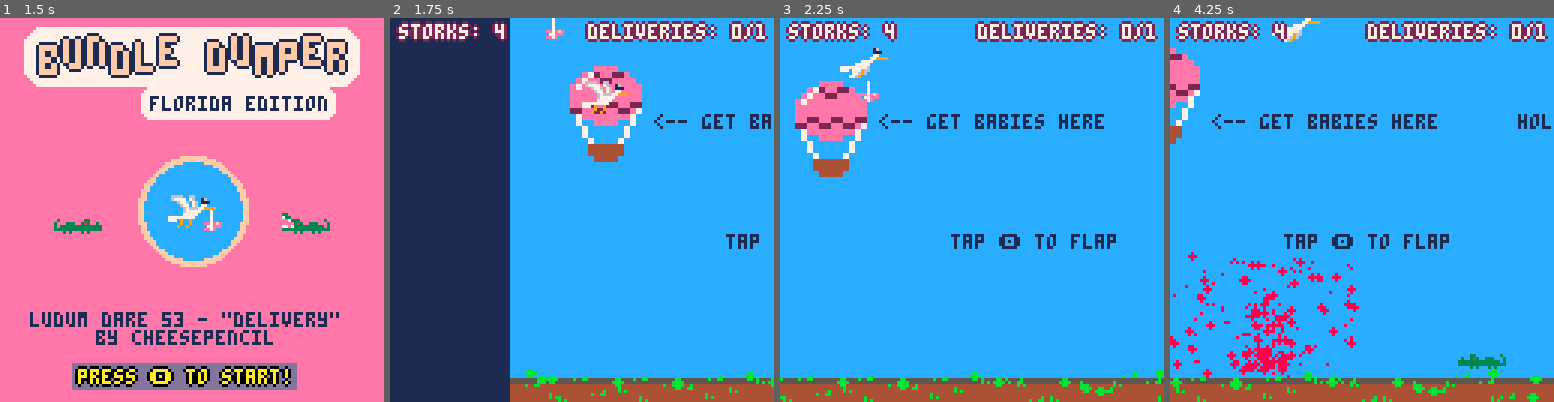
Above: before the commit, frames 1-4 (left to right).
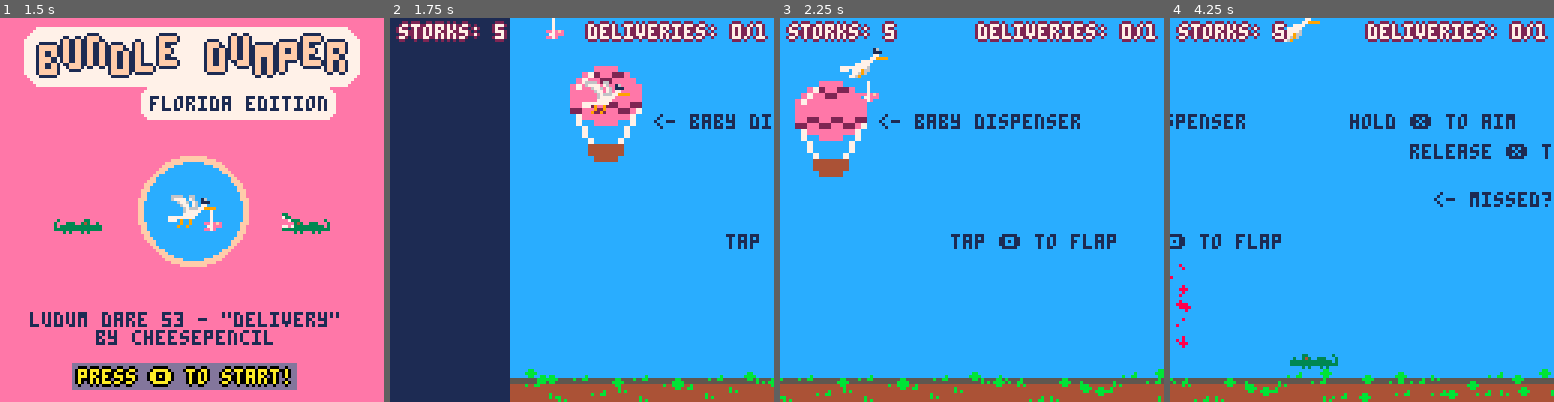
Above: after the commit, the same moments.

Repository: cheesepencil/ld53
Game: PICO-8 cartridge ld53.p8
Two runs of this game, one before a commit and one after it. Both use one fixed random seed, a clock stepped at 60 frames per second and the inputs below.
Inputs:
- Up to frame 1 (1.5 s): tap X (X key) at 0.33, 1.07 s; tap O (Z key) at 0.7 s
- Up to frame 2 (1.75 s): hold Right from 1.6 s (still down); tap O (Z key) at 1.7 s
- Up to frame 3 (2.25 s): tap X (X key) at 1.85 s; release Right at 2.1 s; tap O (Z key) at 2.1 s
- Up to frame 4 (4.25 s): hold Right 2.47-3.03 s; tap O (Z key) every 0.4 s from 2.5 to 4.1 s; tap X (X key) at 2.97, 4.08 s; hold Left 3.08-3.58 s; hold Right from 4.02 s (still down)

Frame 1 is identical in both runs. In frame 2, 0.3% of the frame differs, in the area x 26-100%, y 0-29%; in frame 3, 0.7%; in frame 4, 10%, in the area x 0-100%, y 0-100%.

Commit message:
a real level!

Diff:
--- a/01_tutorial.lua
+++ b/01_tutorial.lua
@@ -1,10 +1,28 @@
-function make_tutorial_level()
-    local scene = make_scene(128 * 3, 1234)
+function make_tutorial_level(start_time, lives)
+    local config = {}
+    config.start_time = start_time or t()
+    config.lives = lives or 5
+    config.retry_callback = make_tutorial_level
+    config.next_level_callback = make_level_2
+
+    local scene = make_scene(config)
 
     scene.tutorial = true
     scene.drones = {
-        make_drone(128 * 3 - 72, 64, 32, 0.25, 32, 0.25),
-        make_drone(128 * 3 - 72 - 8, 72, -32, 0.25, 32, 0.25)
+        make_drone({
+            x = 128 * 3 - 72,
+            x_amp = 32,
+            x_speed = 0.25,
+            y_amp = 32,
+            y_speed = 0.25
+        }),
+        make_drone({
+            x = 128 * 3 - 72 - 8,
+            x_amp = -32,
+            x_speed = 0.25,
+            y_amp = 32,
+            y_speed = 0.25
+        })
     }
 
     return scene
--- /dev/null
+++ b/02_level_2.lua
@@ -0,0 +1,52 @@
+function make_level_2(start_time, lives)
+    local config = {}
+    config.start_time = start_time or t()
+    config.lives = lives or 0
+
+    config.size = 128 * 4
+    config.seed = 2.1234
+    config.retry_callback = make_level_2
+    config.next_level_callback = make_title_scene
+
+    local scene = make_scene(config)
+
+    scene.tutorial = false
+
+    scene.drones = {}
+
+    local x = 128
+    for i = 0, 10 do
+        add(scene.drones, make_drone({
+            x = x + i * 8,
+            y = 32,
+            y_amp = 24,
+            y_speed = 1,
+            y_delay = i / 10,
+        }))
+    end
+
+    for i = 1, 12 do
+        add(scene.drones, make_drone({
+            x = 360,
+            y_amp = 48,
+            x_amp = 48,
+            y_speed = -0.25,
+            x_speed = 0.25,
+            x_delay = i / 20,
+            y_delay = -i / 20,
+        }))
+    end
+
+    -- for i = 1, 6 do
+    --     add(scene.drones, make_drone({
+    --         y_amp = -48,
+    --         x_amp = 48,
+    --         y_speed = -0.25,
+    --         x_speed = 0.25,
+    --         x_delay = -i / 20,
+    --         y_delay = i / 20,
+    --     }))
+    -- end
+
+    return scene
+end
--- a/collisions.lua
+++ b/collisions.lua
@@ -41,7 +41,23 @@
     }
 
     return _collide(a1, a2)
+end
 
+function collide_baby_vs_drone(baby, drone)
+    local a1 = {
+        x = baby.x,
+        y = baby.y,
+        h = 8,
+        w = 8
+    }
+    local a2 = {
+        x = drone.x + 2,
+        y = drone.y + 2,
+        h = 8,
+        w = 8
+    }
+
+    return _collide(a1, a2)
 end
 
 function collide_baby_vs_house(baby, house)
--- a/constants.lua
+++ b/constants.lua
@@ -3,7 +3,7 @@
 TERMINAL_VELOCITY = 3
 FLAP_POWER = 1
 BIRD_X_MODIFIER = 0.1
-BIRD_MAX_X_VELOCITY = 1.5
+BIRD_MAX_X_VELOCITY = 2.5 --1.5
 GATOR_CHOMP_SPEED = 0.125
 GATOR_HOP_SPEED = 0.1
 SPLASH_THROB_SPEED = 0.125
--- a/drone.lua
+++ b/drone.lua
@@ -1,8 +1,8 @@
 function _drone_update(drone)
-    local x_offset = sin(t() * drone.x_speed) * drone.x_amp
+    local x_offset = sin(t() * drone.x_speed + drone.x_delay) * drone.x_amp
     drone.x = drone.start_x + x_offset
 
-    local y_offset = cos(t() * drone.y_speed) * drone.y_amp
+    local y_offset = cos(t() * drone.y_speed + drone.y_delay) * drone.y_amp
     drone.y = drone.start_y + y_offset
 
     if t() - drone.anim_timer_start > drone.anim_timer_duration then
@@ -15,16 +15,28 @@
     spr(drone.anim_frame, drone.x, drone.y)
 end
 
-function make_drone(x, y, x_amp, x_speed, y_amp, y_speed)
+function make_drone(config)
+    config = config or {}
+    config.x = config.x or 64
+    config.x_amp = config.x_amp or 0
+    config.x_speed = config.x_speed or 0
+    config.x_delay = config.x_delay or 0
+    config.y = config.y or 64
+    config.y_amp = config.y_amp or 0
+    config.y_speed = config.y_speed or 0
+    config.y_delay = config.y_delay or 0
+
     local drone = {
-        x = x,
-        y = y,
-        start_x = x,
-        start_y = y,
-        x_amp = x_amp,
-        x_speed = x_speed,
-        y_amp = y_amp,
-        y_speed = y_speed,
+        x = config.x,
+        y = config.y,
+        start_x = config.x,
+        start_y = config.y,
+        x_amp = config.x_amp,
+        x_speed = config.x_speed,
+        x_delay = config.x_delay,
+        y_amp = config.y_amp,
+        y_speed = config.y_speed,
+        y_delay = config.y_delay,
         anim_timer_start = t(),
         anim_timer_duration = DRONE_BLINK_SPEED,
         anim_frame = 12,
--- a/ld53.p8
+++ b/ld53.p8
@@ -15,6 +15,7 @@
 #include scene.lua
 #include 00_title.lua
 #include 01_tutorial.lua
+#include 02_level_2.lua
 #include main.lua
 __gfx__
 00000000000000000000000000000000000700000000000000000000000000000000000055551000000000eeee00000000000000000000000000000000000000
--- a/scene.lua
+++ b/scene.lua
@@ -42,11 +42,17 @@
             _scene_revive_bird(scene)
         end
 
-    if scene.over and t() - scene.input_cooldown_timer_start > SCENE_ADVANCE_COOLDOWN_DURATION and inputs.btn_o then
+    if scene.over and t() - scene.input_cooldown_timer_start > SCENE_ADVANCE_COOLDOWN_DURATION then
         if scene.won then
-            change_scene(make_title_scene())
+            if inputs.btn_o then
+                next_level = scene.next_level_callback(scene.start_time, scene.lives)
+                change_scene(next_level)
+            end
         elseif scene.lost then
-            change_scene(make_title_scene())
+            if inputs.btn_x then change_scene(scene.retry_callback()) end
+            if inputs.btn_o then
+                change_scene(scene.retry_callback(scene.start_time))
+            end
         end
     end
 
@@ -82,7 +88,7 @@
 
     -- collisions
     -- baby vs house
-    if scene.baby then
+    if scene.baby and scene.baby.dropped then
         for goal in all(scene.world.goals) do
             if not goal.success and collide_baby_vs_house(scene.baby, goal) then
                 goal.success = true
@@ -98,15 +104,26 @@
         _scene_kill_baby(scene)
     end
 
+    -- baby vs drone
+    if scene.baby and not DEBUG then
+        for drone in all(scene.drones) do
+            local collision = collide_bird_vs_drone(scene.baby, drone)
+            if collision then
+                _scene_kill_baby(scene)
+                break
+            end
+        end
+    end
+
     -- gators vs bird
-    if scene.bird then
+    if scene.bird and not DEBUG then
         local bird_collision = collide_bird_vs_gator(scene.bird, scene.gators.left_gator)
         bird_collision = bird_collision or collide_bird_vs_gator(scene.bird, scene.gators.right_gator)
         if bird_collision then _scene_kill_bird(scene) end
     end
 
     -- drone vs bird
-    if scene.bird then
+    if scene.bird and not DEBUG then
         for drone in all(scene.drones) do
             local collision = collide_bird_vs_drone(scene.bird, drone)
             if collision then
@@ -128,13 +145,14 @@
     scene.world:draw()
 
     if scene.tutorial then
-        print("<-- get babies here", 32 + 16, 32, 1)
+        print("<- baby dispenser", 32 + 16, 32, 1)
         print("tap 🅾️ to flap", 72, 72, 1)
         print("hold ❎ to aim", 150, 32, 1)
         print("release ❎ to deliver...", 170, 42, 1)
+        print("<- missed? get more babies", 178, 58, 1)
         print("avoid drones", 128 * 3 - 72 - 24, 64, 1)
         print("and other hazards", 128 * 3 - 72 - 24, 72, 1)
-        print("deliver baby here -->", 128 * 3 - 100 - 10, 110)
+        print("deliver baby here ->", 128 * 3 - 100 - 10, 110)
     end
 
     scene.balloon:draw()
@@ -178,6 +196,14 @@
             letter_width = 12,
             big = true
         })
+        fancy_text({
+            text = "press 🅾️  to continue!",
+            x = scene.cam.x + 32 - 6,
+            y = 127 - 32,
+            background_color = 13,
+            text_colors = { 10 },
+            outline_color = 0
+        })
     elseif scene.over and scene.lost then
         fancy_text({
             text = "game over",
@@ -195,22 +221,49 @@
             letter_width = 12,
             big = true
         })
-    end
-end
-
-function make_scene(size, seed)
-    seed = seed or 1234
-    size = size or 128 * 3
+        fancy_text({
+            text = "🅾️  retry",
+            x = scene.cam.x + 32 - 6,
+            y = 127 - 32,
+            background_color = 13,
+            text_colors = { 10 },
+            outline_color = 0
+        })
+        fancy_text({
+            text = "❎  give up",
+            x = scene.cam.x + 32 - 6 + 6 * 8,
+            y = 127 - 32,
+            background_color = 13,
+            text_colors = { 10 },
+            outline_color = 0
+        })
+    end
+    if scene.start_time and DEBUG then
+        print(tostr(t() - scene.start_time), scene.cam.x + 2, 10, 0)
+    end
+end
+
+function make_scene(config)
+    config = config or {}
+    config.seed = config.seed or 1234 -- tutorial
+    config.size = config.size or 128 * 3 -- tutorial
+    config.start_time = config.start_time or t()
+    config.lives = config.lives or 5
+    config.retry_callback = config.retry_callback or make_title_scene
+    config.next_level_callback = config.next_level_callback or make_title_scene
     local scene = {}
 
+    scene.retry_callback = config.retry_callback
+    scene.next_level_callback = config.next_level_callback
     scene.over = false
     scene.won = false
     scene.lost = false
-    scene.lives = 4
-    scene.start_time = t()
+    scene.lives = config.lives
+    scene.start_time = config.start_time
     scene.revive_cooldown = false
     scene.scene_advance_cooldown = false
-    scene.world = make_world(size, seed)
+
+    scene.world = make_world(config.size, config.seed)
     scene.bird = make_bird(scene.world)
     scene.cam = make_cam(scene.world, scene.bird)
     scene.baby = make_baby(scene.world, scene.bird)
--- a/world.lua
+++ b/world.lua
@@ -64,6 +64,12 @@
         })
     end
 
+    if DEBUG then
+        for goal in all(world.goals) do
+            printh("goal at: " .. goal.x)
+        end
+    end
+
     local shrub_count = world.width // 8
     for i = 1, shrub_count + 1 do
         for j = 1, 2 do
